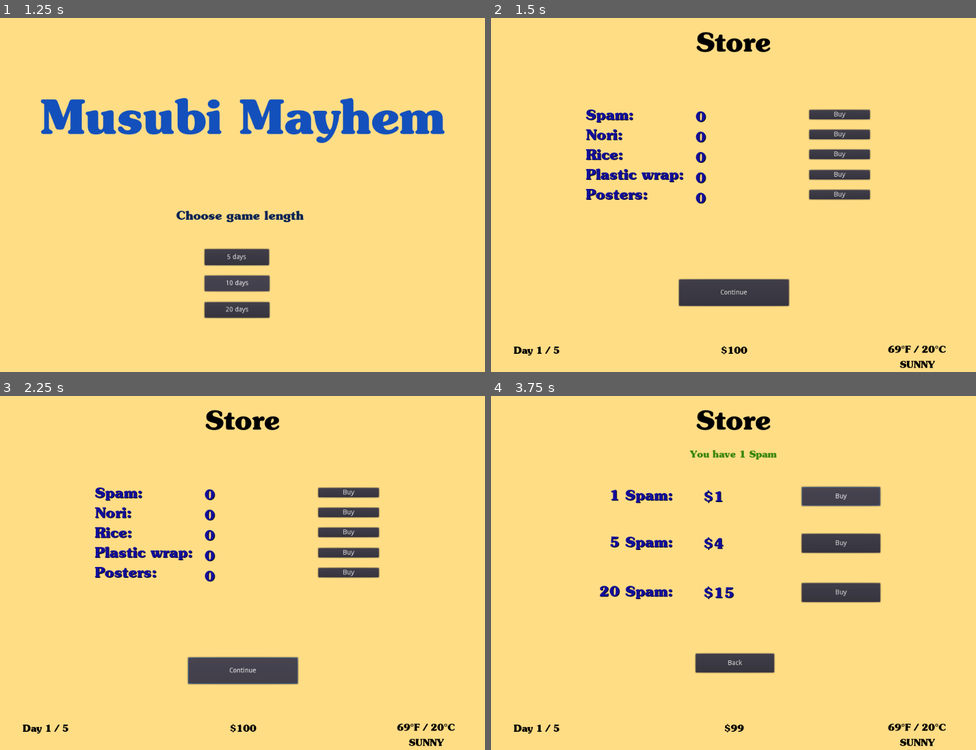
Above: before the commit, frames 1-4 (two rows, left to right).
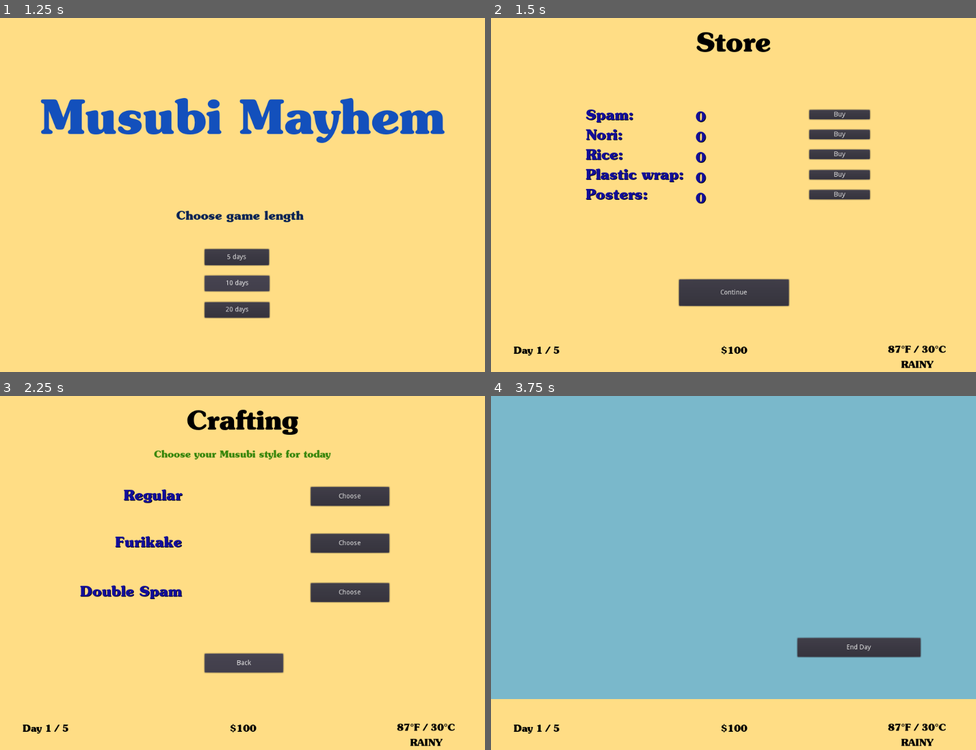
Above: after the commit, the same moments.

Repository: CactusQ/Musubi
Game: Godot game, scene res://Main.tscn
Two runs of this game, one before a commit and one after it. Both use one fixed random seed, a clock stepped at 60 frames per second and the inputs below.
Inputs (mouse positions are in pixels of both pictures, inside the frame that each line leads up to):
- Up to frame 1 (1.25 s): click "Start Game" at 0.5 s
- Up to frame 2 (1.5 s): click "5 days" at 1.25 s
- Up to frame 3 (2.25 s): click "Continue" at 2 s
- Up to frame 4 (3.75 s): click (840, 495) at 2.75 s, where only the run after the commit has a clickable "Choose"; click "Buy" at 3.5 s

Frame 1 is identical in both runs. In frame 2, 0.2% of the frame differs, in the area x 81-92%, y 92-99%; in frame 3, 8.7%; in frame 4, 86%, in the area x 0-100%, y 0-99%.
Error before the commit: Invalid get index 'spam' (on base: 'Node2D (Purchasing.gd)'). (res://Purchasing.gd:65)

Commit message:
purchasing, shop, welcome

Diff:
--- /dev/null
+++ b/Crafting.gd
@@ -0,0 +1,26 @@
+extends Node2D
+
+enum styleType {
+	REGULAR,
+	FURIKAKE,
+	DOUBLESPAM
+}
+
+var todaysStyle = -1
+
+var styles = {
+	0:"Regular",
+	1:"Furikake",
+	2:"Double Spam"}
+
+func _ready():
+	$Item1.text = styles[0]
+	$Item2.text = styles[1]
+	$Item3.text = styles[2]
+
+func _on_Buy1_pressed():
+	add_child(load("Selling.tscn").instance())
+
+
+func _on_BackButton_pressed():
+	get_parent().remove_child(self)
--- a/Crafting.tscn
+++ b/Crafting.tscn
@@ -1,71 +1,170 @@
-[gd_scene load_steps=3 format=2]
+[gd_scene load_steps=7 format=2]
 
-[ext_resource path="res://Aloha.ttf" type="DynamicFontData" id=1]
+[ext_resource path="res://TitleFont.tres" type="DynamicFont" id=1]
+[ext_resource path="res://Souvenir-Bold.otf" type="DynamicFontData" id=2]
+[ext_resource path="res://Base.tres" type="Theme" id=3]
+[ext_resource path="res://Crafting.gd" type="Script" id=4]
+[ext_resource path="res://SubtitleFont.tres" type="DynamicFont" id=5]
 
-[sub_resource type="DynamicFont" id=1]
-size = 25
-outline_color = Color( 0, 0, 0, 1 )
-font_data = ExtResource( 1 )
+[sub_resource type="DynamicFont" id=2]
+size = 30
+font_data = ExtResource( 2 )
 
 [node name="Scene" type="Node2D"]
+script = ExtResource( 4 )
 
 [node name="ColorRect" type="ColorRect" parent="."]
 margin_right = 1024.0
-margin_bottom = 768.0
+margin_bottom = 640.0
+theme = ExtResource( 3 )
+color = Color( 1, 0.870588, 0.52549, 1 )
 
 [node name="Title" type="Label" parent="."]
 margin_right = 1024.0
 margin_bottom = 100.0
 input_pass_on_modal_close_click = false
 custom_colors/font_color = Color( 0, 0, 0, 1 )
-custom_fonts/font = SubResource( 1 )
+custom_fonts/font = ExtResource( 1 )
 text = "Crafting"
 align = 1
 valign = 1
 
-[node name="Balance" type="Label" parent="."]
-margin_top = 89.0
+[node name="Subtitle" type="Label" parent="."]
+margin_top = 88.0
 margin_right = 1024.0
-margin_bottom = 189.0
+margin_bottom = 158.0
 input_pass_on_modal_close_click = false
-custom_colors/font_color = Color( 0, 0, 0, 1 )
-custom_fonts/font = SubResource( 1 )
+custom_colors/font_color = Color( 0.219608, 0.529412, 0.0470588, 1 )
+custom_fonts/font = ExtResource( 5 )
+text = "Choose your Musubi style for today"
 align = 1
 valign = 1
 
-[node name="Day" type="Label" parent="."]
-margin_left = -1.0
-margin_top = 584.0
-margin_right = 194.0
-margin_bottom = 684.0
-rect_pivot_offset = Vector2( 173, 57 )
-input_pass_on_modal_close_click = false
-custom_colors/font_color = Color( 0, 0, 0, 1 )
-custom_fonts/font = SubResource( 1 )
-text = "day 1 / 30"
-align = 1
-valign = 1
+[node name="Item1" type="Label" parent="."]
+margin_top = 189.0
+margin_right = 384.0
+margin_bottom = 228.0
+rect_pivot_offset = Vector2( 136, 184 )
+theme = ExtResource( 3 )
+custom_colors/font_color = Color( 0.0745098, 0.0588235, 0.607843, 1 )
+custom_colors/font_color_shadow = Color( 0, 0, 0, 1 )
+custom_fonts/font = SubResource( 2 )
+text = "10 Spam:"
+align = 2
 
-[node name="Temperature" type="Label" parent="."]
-margin_left = 828.0
-margin_top = 584.0
-margin_right = 1023.0
-margin_bottom = 684.0
-rect_pivot_offset = Vector2( 173, 57 )
-input_pass_on_modal_close_click = false
-custom_colors/font_color = Color( 0, 0, 0, 1 )
-custom_fonts/font = SubResource( 1 )
-text = "temperature"
-align = 1
-valign = 1
+[node name="Price1" type="Label" parent="."]
+visible = false
+margin_left = 448.0
+margin_top = 192.0
+margin_right = 536.0
+margin_bottom = 232.0
+rect_pivot_offset = Vector2( 64, 40 )
+theme = ExtResource( 3 )
+custom_colors/font_color = Color( 0.0745098, 0.0588235, 0.607843, 1 )
+custom_colors/font_color_shadow = Color( 0, 0, 0, 1 )
+custom_fonts/font = SubResource( 2 )
+text = "0"
 
-[node name="Button" type="Button" parent="."]
+[node name="Buy1" type="Button" parent="."]
 anchor_left = 0.5
 anchor_top = 0.5
 anchor_right = 0.5
 anchor_bottom = 0.5
-margin_left = 381.0
-margin_top = 455.0
-margin_right = 646.0
-margin_bottom = 519.0
-text = "Ok"
+margin_left = 656.0
+margin_top = 192.0
+margin_right = 822.0
+margin_bottom = 232.0
+rect_pivot_offset = Vector2( 136, 16 )
+text = "Choose"
+
+[node name="Item2" type="Label" parent="."]
+margin_left = 8.0
+margin_top = 288.0
+margin_right = 384.0
+margin_bottom = 327.0
+rect_pivot_offset = Vector2( 136, 184 )
+theme = ExtResource( 3 )
+custom_colors/font_color = Color( 0.0745098, 0.0588235, 0.607843, 1 )
+custom_colors/font_color_shadow = Color( 0, 0, 0, 1 )
+custom_fonts/font = SubResource( 2 )
+text = "10 Spam:"
+align = 2
+
+[node name="Price2" type="Label" parent="."]
+visible = false
+margin_left = 448.0
+margin_top = 291.0
+margin_right = 536.0
+margin_bottom = 331.0
+rect_pivot_offset = Vector2( 64, 40 )
+theme = ExtResource( 3 )
+custom_colors/font_color = Color( 0.0745098, 0.0588235, 0.607843, 1 )
+custom_colors/font_color_shadow = Color( 0, 0, 0, 1 )
+custom_fonts/font = SubResource( 2 )
+text = "0"
+
+[node name="Buy2" type="Button" parent="."]
+anchor_left = 0.5
+anchor_top = 0.5
+anchor_right = 0.5
+anchor_bottom = 0.5
+margin_left = 656.0
+margin_top = 291.0
+margin_right = 822.0
+margin_bottom = 331.0
+rect_pivot_offset = Vector2( 136, 16 )
+text = "Choose"
+
+[node name="Item3" type="Label" parent="."]
+margin_left = 8.0
+margin_top = 392.0
+margin_right = 384.0
+margin_bottom = 431.0
+rect_pivot_offset = Vector2( 136, 184 )
+theme = ExtResource( 3 )
+custom_colors/font_color = Color( 0.0745098, 0.0588235, 0.607843, 1 )
+custom_colors/font_color_shadow = Color( 0, 0, 0, 1 )
+custom_fonts/font = SubResource( 2 )
+text = "10 Spam:"
+align = 2
+
+[node name="Price3" type="Label" parent="."]
+visible = false
+margin_left = 448.0
+margin_top = 395.0
+margin_right = 536.0
+margin_bottom = 435.0
+rect_pivot_offset = Vector2( 64, 40 )
+theme = ExtResource( 3 )
+custom_colors/font_color = Color( 0.0745098, 0.0588235, 0.607843, 1 )
+custom_colors/font_color_shadow = Color( 0, 0, 0, 1 )
+custom_fonts/font = SubResource( 2 )
+text = "0"
+
+[node name="Buy3" type="Button" parent="."]
+anchor_left = 0.5
+anchor_top = 0.5
+anchor_right = 0.5
+anchor_bottom = 0.5
+margin_left = 656.0
+margin_top = 395.0
+margin_right = 822.0
+margin_bottom = 435.0
+rect_pivot_offset = Vector2( 136, 16 )
+text = "Choose"
+
+[node name="BackButton" type="Button" parent="."]
+anchor_left = 0.5
+anchor_top = 0.5
+anchor_right = 0.5
+anchor_bottom = 0.5
+margin_left = 432.0
+margin_top = 544.0
+margin_right = 598.0
+margin_bottom = 584.0
+rect_pivot_offset = Vector2( 136, 16 )
+text = "Back"
+
+[connection signal="pressed" from="Buy1" to="." method="_on_Buy1_pressed"]
+[connection signal="pressed" from="Buy2" to="." method="_on_Buy2_pressed"]
+[connection signal="pressed" from="BackButton" to="." method="_on_BackButton_pressed"]
--- /dev/null
+++ b/EndOfDayReport.gd
@@ -0,0 +1,22 @@
+extends Node2D
+
+
+# Declare member variables here. Examples:
+# var a = 2
+# var b = "text"
+
+
+# Called when the node enters the scene tree for the first time.
+func _ready():
+	pass # Replace with function body.
+
+
+# Called every frame. 'delta' is the elapsed time since the previous frame.
+#func _process(delta):
+#	pass
+
+func _on_OkayButton_pressed():
+	var purchasing = find_parent("Purchasing")
+	purchasing._prepare_new_day()
+	var crafting = get_parent().get_parent()
+	crafting.get_parent().remove_child(crafting)
--- /dev/null
+++ b/EndOfDayReport.tscn
@@ -0,0 +1,50 @@
+[gd_scene load_steps=5 format=2]
+
+[ext_resource path="res://TitleFont.tres" type="DynamicFont" id=1]
+[ext_resource path="res://EndOfDayReport.gd" type="Script" id=2]
+[ext_resource path="res://Base.tres" type="Theme" id=3]
+[ext_resource path="res://SubtitleFont.tres" type="DynamicFont" id=5]
+
+[node name="Scene" type="Node2D"]
+script = ExtResource( 2 )
+
+[node name="ColorRect" type="ColorRect" parent="."]
+margin_right = 1024.0
+margin_bottom = 640.0
+theme = ExtResource( 3 )
+color = Color( 1, 0.870588, 0.52549, 1 )
+
+[node name="Title" type="Label" parent="."]
+margin_right = 1024.0
+margin_bottom = 100.0
+input_pass_on_modal_close_click = false
+custom_colors/font_color = Color( 0, 0, 0, 1 )
+custom_fonts/font = ExtResource( 1 )
+text = "End of day report"
+align = 1
+valign = 1
+
+[node name="Subtitle" type="Label" parent="."]
+margin_top = 88.0
+margin_right = 1024.0
+margin_bottom = 158.0
+input_pass_on_modal_close_click = false
+custom_colors/font_color = Color( 0.219608, 0.529412, 0.0470588, 1 )
+custom_fonts/font = ExtResource( 5 )
+text = "You have sold X musubi"
+align = 1
+valign = 1
+
+[node name="OkayButton" type="Button" parent="."]
+anchor_left = 0.5
+anchor_top = 0.5
+anchor_right = 0.5
+anchor_bottom = 0.5
+margin_left = 432.0
+margin_top = 544.0
+margin_right = 598.0
+margin_bottom = 584.0
+rect_pivot_offset = Vector2( 136, 16 )
+text = "Okay"
+
+[connection signal="pressed" from="OkayButton" to="." method="_on_OkayButton_pressed"]
--- /dev/null
+++ b/GameOver.gd
@@ -0,0 +1,21 @@
+extends Node2D
+
+
+# Declare member variables here. Examples:
+# var a = 2
+# var b = "text"
+
+
+# Called when the node enters the scene tree for the first time.
+func _ready():
+	pass # Replace with function body.
+
+
+# Called every frame. 'delta' is the elapsed time since the previous frame.
+#func _process(delta):
+#	pass
+
+func _on_Button_pressed():
+	var main = find_parent("Homescreen")
+	var child = get_parent()
+	main.remove_child(child)
--- a/GameOver.tscn
+++ b/GameOver.tscn
@@ -1,6 +1,7 @@
-[gd_scene load_steps=3 format=2]
+[gd_scene load_steps=4 format=2]
 
 [ext_resource path="res://Aloha.ttf" type="DynamicFontData" id=1]
+[ext_resource path="res://GameOver.gd" type="Script" id=2]
 
 [sub_resource type="DynamicFont" id=1]
 size = 25
@@ -8,6 +9,7 @@
 font_data = ExtResource( 1 )
 
 [node name="Scene" type="Node2D"]
+script = ExtResource( 2 )
 
 [node name="ColorRect" type="ColorRect" parent="."]
 margin_right = 1024.0
@@ -74,3 +76,5 @@
 margin_right = 648.0
 margin_bottom = 577.0
 text = "PLAY AGAIN"
+
+[connection signal="pressed" from="Button" to="." method="_on_Button_pressed"]
--- a/Main.gd
+++ b/Main.gd
@@ -3,6 +3,7 @@
 var game_length_days = 0
 
 func _ready():
+	self.name = "Homescreen"
 	game_length_days = 0
 	_load_welcome()
 
@@ -10,7 +11,9 @@
 	add_child(load("Welcome.tscn").instance())
 
 func _load_purchasing():
-	add_child(load("Purchasing.tscn").instance())
+	var purchasing = load("Purchasing.tscn").instance()
+	purchasing.name = "Purchasing"
+	add_child(purchasing)
 
 func _on_FiveButton_pressed():
 	game_length_days = 5
--- a/Purchasing.gd
+++ b/Purchasing.gd
@@ -19,6 +19,7 @@
 } setget _update_items
 
 func _update_items(new):
+	print(new)
 	$ItemCountContainer/SpamCountLabel.text = str(new[0])
 	$ItemCountContainer/RiceCountLabel.text = str(new[1])
 	$ItemCountContainer/NoriCountLabel.text = str(new[2])
@@ -26,7 +27,7 @@
 	$ItemCountContainer/PosterCountLabel.text = str(new[4])
 
 # GAME VARIABLES
-var current_day = 1 setget _set_day
+var current_day = 0 setget _set_day
 func _set_day(x):
 	current_day = x
 	$Day.text = "Day "+ str(self.current_day) + " / " + \
@@ -51,10 +52,17 @@
 
 func _ready():
 	_prepare_new_day()
-	_render_all()
 
 func _prepare_new_day():
-	_generate_new_weather()
+	# delete all posters
+	items[4] = 0
+
+	current_day += 1
+	if current_day > get_parent().game_length_days:
+		add_child(load("GameOver.tscn").instance())
+	else:
+		_generate_new_weather()
+		_render_all()
 
 func _generate_new_weather():
 	rng.randomize()
@@ -96,3 +104,6 @@
 	var shop = load("Shop.tscn").instance()
 	shop.item = ItemType.POSTER
 	add_child(shop)
+
+func _on_ContinueButton_pressed():
+	add_child(load("Crafting.tscn").instance())
--- a/Purchasing.tscn
+++ b/Purchasing.tscn
@@ -79,23 +79,23 @@
 margin_bottom = 399.0
 rect_pivot_offset = Vector2( 64, 152 )
 
+[node name="SpamCountLabel" type="Label" parent="ItemCountContainer"]
+margin_right = 22.0
+margin_bottom = 39.0
+rect_pivot_offset = Vector2( 136, 184 )
+size_flags_horizontal = 2
+size_flags_vertical = 2
+theme = ExtResource( 3 )
+custom_colors/font_color = Color( 0.0745098, 0.0588235, 0.607843, 1 )
+custom_colors/font_color_shadow = Color( 0, 0, 0, 1 )
+custom_fonts/font = SubResource( 2 )
+text = "0"
+
 [node name="NoriCountLabel" type="Label" parent="ItemCountContainer"]
-margin_right = 224.0
-margin_bottom = 39.0
-rect_pivot_offset = Vector2( 136, 184 )
-theme = ExtResource( 3 )
-custom_colors/font_color = Color( 0.0745098, 0.0588235, 0.607843, 1 )
-custom_colors/font_color_shadow = Color( 0, 0, 0, 1 )
-custom_fonts/font = SubResource( 2 )
-text = "0"
-
-[node name="SpamCountLabel" type="Label" parent="ItemCountContainer"]
 margin_top = 43.0
-margin_right = 22.0
+margin_right = 224.0
 margin_bottom = 82.0
 rect_pivot_offset = Vector2( 136, 184 )
-size_flags_horizontal = 2
-size_flags_vertical = 2
 theme = ExtResource( 3 )
 custom_colors/font_color = Color( 0.0745098, 0.0588235, 0.607843, 1 )
 custom_colors/font_color_shadow = Color( 0, 0, 0, 1 )
@@ -229,4 +229,4 @@
 [connection signal="pressed" from="VBoxContainer/RiceBuyButton" to="." method="_on_RiceBuyButton_pressed"]
 [connection signal="pressed" from="VBoxContainer/PlasticBuyButton" to="." method="_on_PlasticBuyButton_pressed"]
 [connection signal="pressed" from="VBoxContainer/PosterBuyButton" to="." method="_on_PosterBuyButton_pressed"]
-[connection signal="pressed" from="ContinueButton" to="." method="_on_Button_pressed"]
+[connection signal="pressed" from="ContinueButton" to="." method="_on_ContinueButton_pressed"]
--- a/Reporting.tscn
+++ /dev/null
@@ -1,64 +0,0 @@
-[gd_scene load_steps=4 format=2]
-
-[ext_resource path="res://Aloha.ttf" type="DynamicFontData" id=1]
-[ext_resource path="res://Base.tres" type="Theme" id=2]
-
-[sub_resource type="DynamicFont" id=1]
-size = 25
-outline_color = Color( 0, 0, 0, 1 )
-font_data = ExtResource( 1 )
-
-[node name="Scene" type="Node2D"]
-
-[node name="ColorRect" type="ColorRect" parent="."]
-margin_right = 1024.0
-margin_bottom = 768.0
-
-[node name="Title" type="Label" parent="."]
-margin_top = 3.0
-margin_right = 1024.0
-margin_bottom = 103.0
-input_pass_on_modal_close_click = false
-custom_colors/font_color = Color( 0, 0, 0, 1 )
-custom_fonts/font = SubResource( 1 )
-text = "End of day report"
-align = 1
-valign = 1
-
-[node name="Balance" type="Label" parent="."]
-margin_left = 349.0
-margin_top = 154.0
-margin_right = 646.0
-margin_bottom = 254.0
-input_pass_on_modal_close_click = false
-theme = ExtResource( 2 )
-custom_colors/font_color = Color( 0, 0, 0, 1 )
-text = "balance, items sold, etc."
-align = 1
-valign = 1
-
-[node name="Day" type="Label" parent="."]
-margin_left = -1.0
-margin_top = 584.0
-margin_right = 194.0
-margin_bottom = 684.0
-rect_pivot_offset = Vector2( 173, 57 )
-input_pass_on_modal_close_click = false
-custom_colors/font_color = Color( 0, 0, 0, 1 )
-custom_fonts/font = SubResource( 1 )
-text = "day 1 / 30"
-align = 1
-valign = 1
-
-[node name="Temperature" type="Label" parent="."]
-margin_left = 828.0
-margin_top = 584.0
-margin_right = 1023.0
-margin_bottom = 684.0
-rect_pivot_offset = Vector2( 173, 57 )
-input_pass_on_modal_close_click = false
-custom_colors/font_color = Color( 0, 0, 0, 1 )
-custom_fonts/font = SubResource( 1 )
-text = "temperature"
-align = 1
-valign = 1
--- /dev/null
+++ b/Selling.gd
@@ -0,0 +1,19 @@
+extends Node2D
+
+
+# Declare member variables here. Examples:
+# var a = 2
+# var b = "text"
+
+
+# Called when the node enters the scene tree for the first time.
+func _ready():
+	pass # Replace with function body.
+
+
+# Called every frame. 'delta' is the elapsed time since the previous frame.
+#func _process(delta):
+#	pass
+
+func _on_EndDayButton_pressed():
+	add_child(load("EndOfDayReport.tscn").instance())
--- a/Selling.tscn
+++ b/Selling.tscn
@@ -1,63 +1,45 @@
 [gd_scene load_steps=3 format=2]
 
-[ext_resource path="res://Aloha.ttf" type="DynamicFontData" id=1]
-
-[sub_resource type="DynamicFont" id=1]
-size = 25
-outline_color = Color( 0, 0, 0, 1 )
-font_data = ExtResource( 1 )
+[ext_resource path="res://Selling.gd" type="Script" id=1]
+[ext_resource path="res://Base.tres" type="Theme" id=3]
 
 [node name="Scene" type="Node2D"]
+script = ExtResource( 1 )
 
 [node name="ColorRect" type="ColorRect" parent="."]
 margin_right = 1024.0
-margin_bottom = 768.0
+margin_bottom = 640.0
+theme = ExtResource( 3 )
+color = Color( 0.482353, 0.72549, 0.8, 1 )
 
-[node name="Title" type="Label" parent="."]
-margin_top = 245.0
-margin_right = 1024.0
-margin_bottom = 345.0
-input_pass_on_modal_close_click = false
-custom_colors/font_color = Color( 0, 0, 0, 1 )
-custom_fonts/font = SubResource( 1 )
-text = "BACKGROUND"
-align = 1
-valign = 1
+[node name="EndDayButton" type="Button" parent="."]
+anchor_left = 0.5
+anchor_top = 0.5
+anchor_right = 0.5
+anchor_bottom = 0.5
+margin_left = 647.0
+margin_top = 511.0
+margin_right = 907.0
+margin_bottom = 551.0
+rect_pivot_offset = Vector2( 136, 16 )
+text = "End Day"
 
-[node name="Balance" type="Label" parent="."]
-margin_left = 709.0
-margin_top = 108.0
-margin_right = 1006.0
-margin_bottom = 208.0
-input_pass_on_modal_close_click = false
-custom_colors/font_color = Color( 0, 0, 0, 1 )
-custom_fonts/font = SubResource( 1 )
-text = "balance"
-align = 1
-valign = 1
+[node name="This neither" type="Button" parent="."]
+visible = false
+anchor_left = 0.5
+anchor_top = 0.5
+anchor_right = 0.5
+anchor_bottom = 0.5
+margin_left = 123.0
+margin_top = 510.0
+margin_right = 383.0
+margin_bottom = 550.0
+rect_pivot_offset = Vector2( 136, 16 )
+text = "Sell 1 Musubi"
 
-[node name="Day" type="Label" parent="."]
-margin_left = -1.0
-margin_top = 584.0
-margin_right = 194.0
-margin_bottom = 684.0
-rect_pivot_offset = Vector2( 173, 57 )
-input_pass_on_modal_close_click = false
-custom_colors/font_color = Color( 0, 0, 0, 1 )
-custom_fonts/font = SubResource( 1 )
-text = "day 1 / 30"
-align = 1
-valign = 1
-
-[node name="Temperature" type="Label" parent="."]
-margin_left = 828.0
-margin_top = 584.0
-margin_right = 1023.0
-margin_bottom = 684.0
-rect_pivot_offset = Vector2( 173, 57 )
-input_pass_on_modal_close_click = false
-custom_colors/font_color = Color( 0, 0, 0, 1 )
-custom_fonts/font = SubResource( 1 )
-text = "temperature"
-align = 1
-valign = 1
+[connection signal="pressed" from="EndDayButton" to="." method="_on_ContinueButton_pressed"]
+[connection signal="pressed" from="EndDayButton" to="." method="_on_Button_pressed"]
+[connection signal="pressed" from="EndDayButton" to="." method="_on_EndDayButton_pressed"]
+[connection signal="pressed" from="This neither" to="." method="_on_ContinueButton_pressed"]
+[connection signal="pressed" from="This neither" to="." method="_on_Button_pressed"]
+[connection signal="pressed" from="This neither" to="." method="_on_BackButton_pressed"]
--- a/Welcome.gd
+++ b/Welcome.gd
@@ -6,4 +6,3 @@
 
 func _on_StartButton_pressed():
 	get_parent().remove_child(self)
-	pass # Replace with function body.
